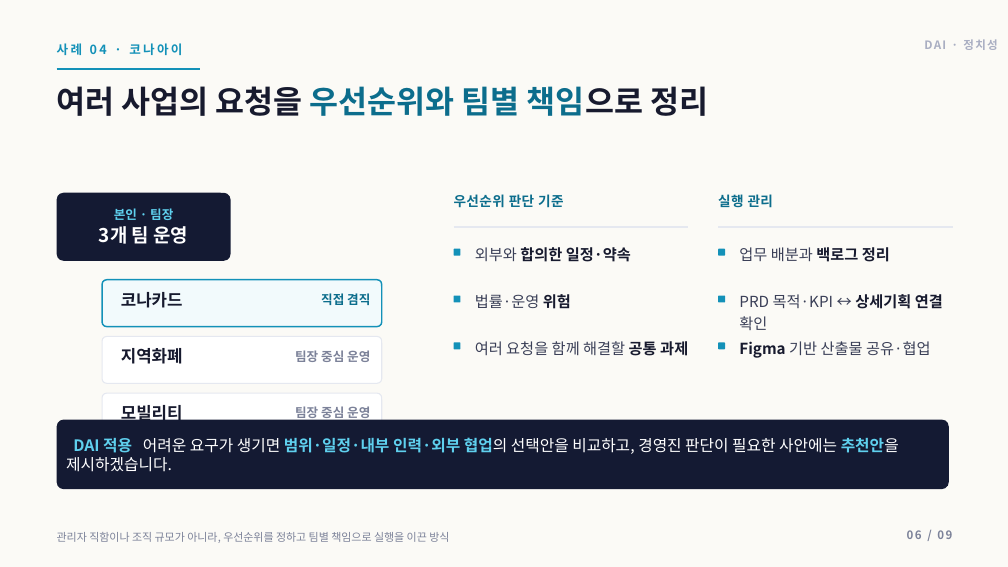
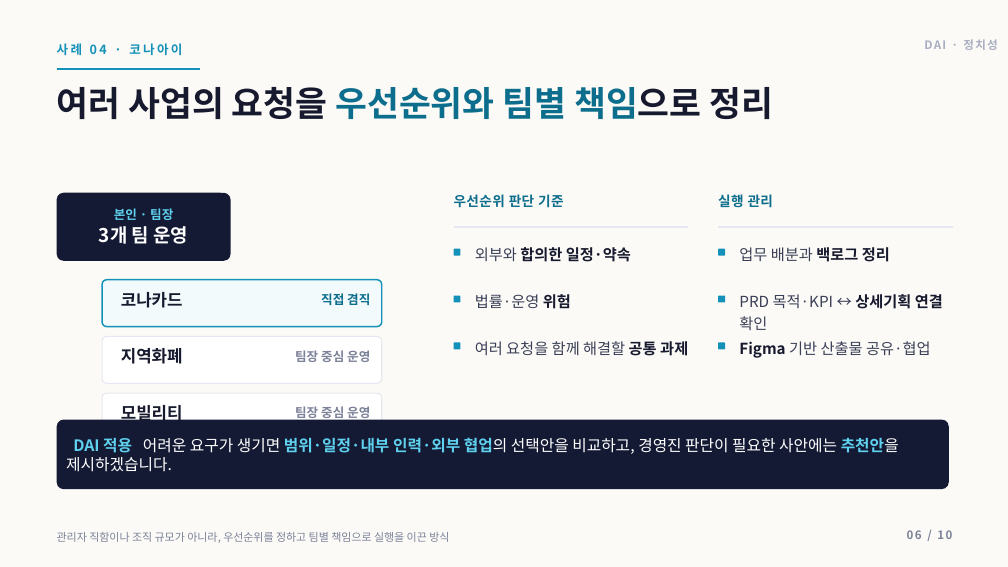
Before and after one commit to insightjung27/dai-healthcare-pt-deck-2, a slide deck: slide 6 of 정치성_DAI_AI헬스케어플랫폼팀장_면접PT.pptx. Drawn at 1008x567 pixels with LibreOffice and Linux fonts; fonts in the diff are those of the drawing. Boxes give left, top, right and bottom in pixels: in the first picture for what was removed or moved away, otherwise in the second. Text is boxed around its words. In the diff, an @@ line names an element or a change of style, - is before the commit and + after.

```diff
--- a/정치성_DAI_AI헬스케어플랫폼팀장_면접PT.pptx
+++ b/정치성_DAI_AI헬스케어플랫폼팀장_면접PT.pptx
@@ text "여러 사업의 요청을 우선순위와 팀별 ..." at (57, 87, 774, 119): size 30 to 33 pt @@
@@ text at (907, 530, 952, 539): text changed @@
-06 / 09
+06 / 10
```
Also in this commit, not shown: 8 other slides changed, 1 slide added, 3 other files.
